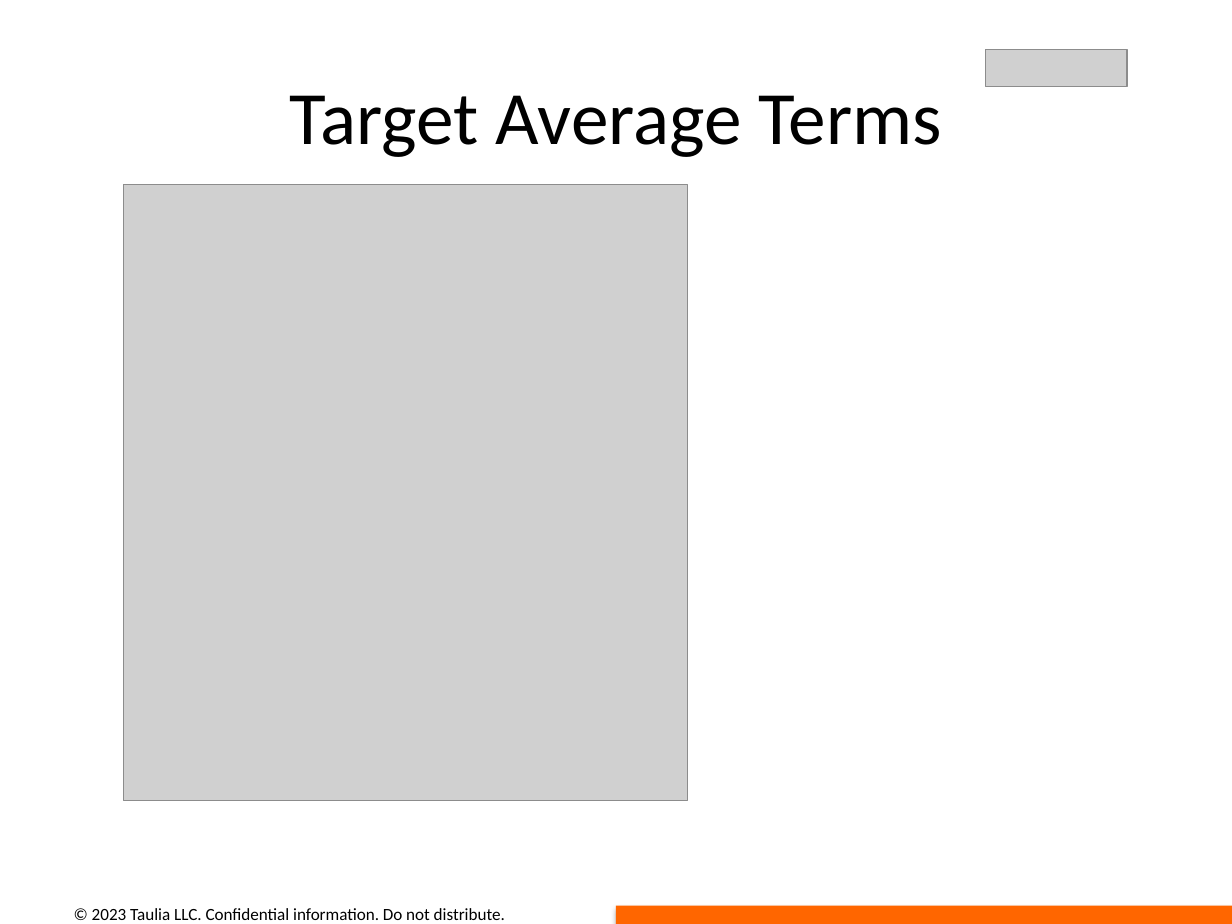
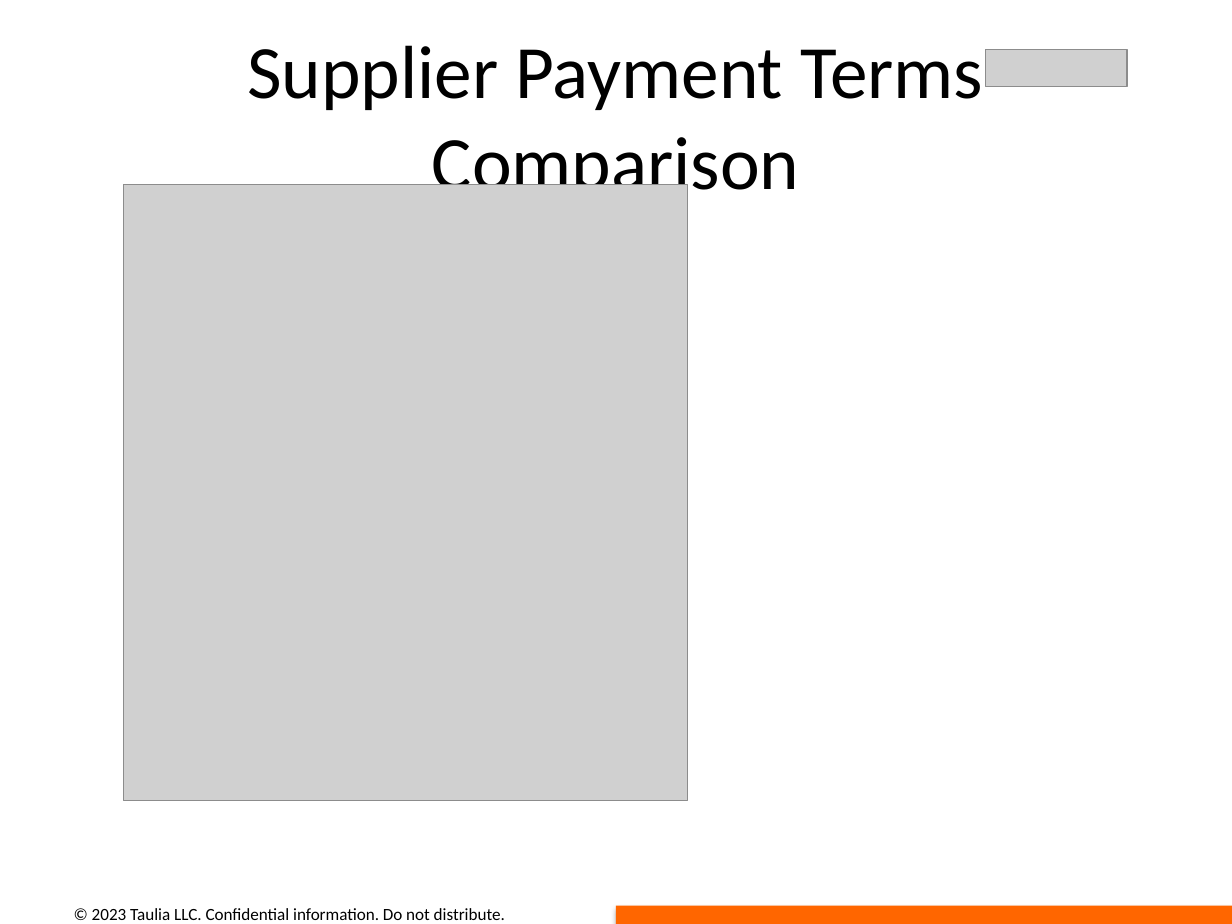
Before and after one commit to dimitarivanov-taulia/opportunity_deck_automation, a slide deck: slide 5 of presentations/output_presentation.pptx (slide 6 before the commit). Drawn at 1232x924 pixels with LibreOffice and Linux fonts; fonts in the diff are those of the drawing; grey boxes stand for pictures. Boxes give left, top, right and bottom in pixels: in the first picture for what was removed or moved away, otherwise in the second. Text is boxed around its words. In the diff, an @@ line names an element or a change of style, - is before the commit and + after.

```diff
--- a/presentations/output_presentation.pptx
+++ b/presentations/output_presentation.pptx
@@ title at (247,45,983,207): text changed @@
-Target Average Terms
+Supplier Payment Terms Comparison
```
Also in this commit, not shown: 4 other slides changed, 13 slides removed, 26 other files.
